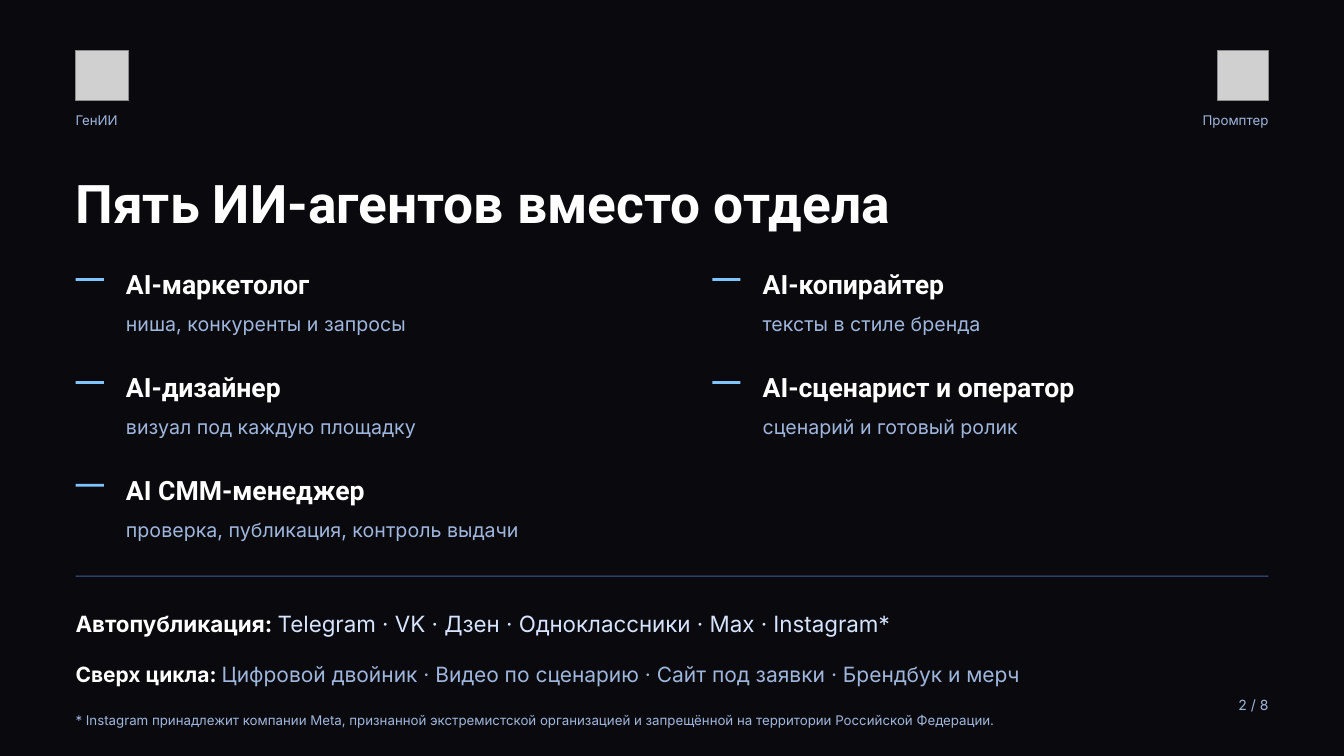
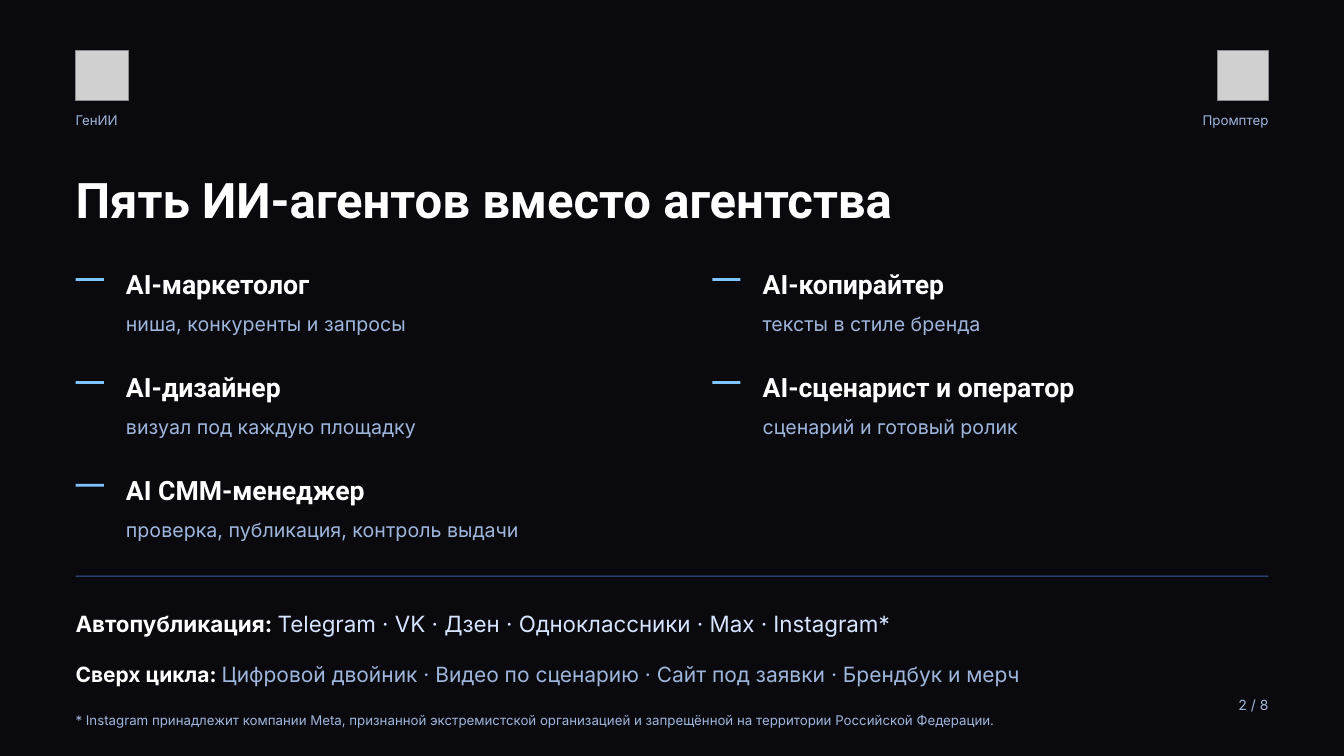
Before and after one commit to injusticebeast802-coder/taste-skill, a slide deck: slide 2 of pressa/press-kit-genii-prompter.pptx. Drawn at 1344x756 pixels with LibreOffice and Linux fonts; fonts in the diff are those of the drawing; grey boxes stand for pictures. Boxes give left, top, right and bottom in pixels: in the first picture for what was removed or moved away, otherwise in the second. Text is boxed around its words. In the diff, an @@ line names an element or a change of style, - is before the commit and + after.

```diff
--- a/pressa/press-kit-genii-prompter.pptx
+++ b/pressa/press-kit-genii-prompter.pptx
@@ text at [76, 183, 892, 219]: text changed; size 38 to 35 pt @@
-Пять ИИ-агентов вместо отдела
+Пять ИИ-агентов вместо агентства
```
Also in this commit, not shown: 2 other slides changed, 6 other files.
